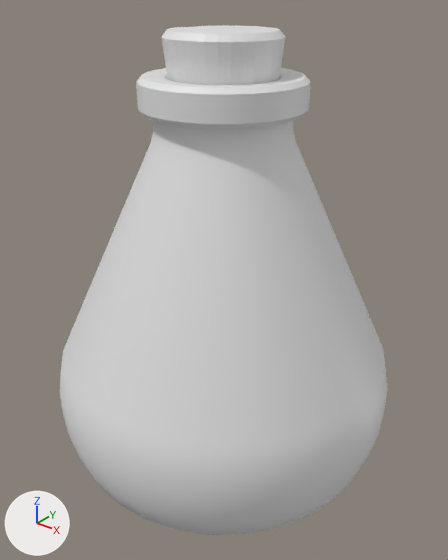
The Blender file elixir_bottle.blend as it was, and as the next commit left it.
Both versions are drawn from a 50 mm camera at (1.78, -2.22, 2.35) aimed at (0.03, -0.03, 1.0). The lights are fixed; the arrows at lower left show +X, +Y and +Z. The first picture is the older version.

Names of what the first picture shows: 'bottle', 'cork'.
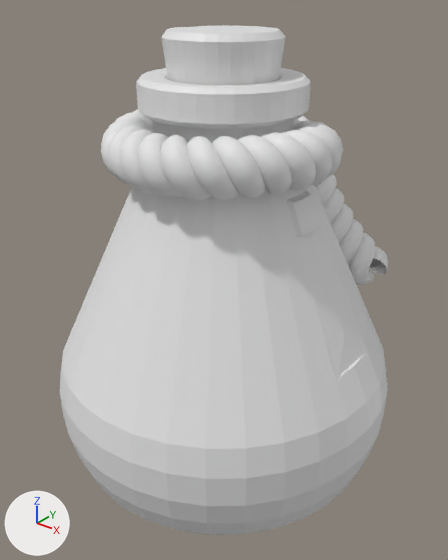
Boxes [x1, y1, x2, y2] around the edits, measured in the pictures (448 x 560 px):
```json
{"object": "rope", "change": "added", "after": [101, 109, 388, 285]}
```

Edits to the scene script, one JSON object a line:
```json
{"op": "add", "block": "me_circle", "code": ["me_circle = bpy.data.meshes.new('Circle')", "me_circle.from_pydata(...)  # 64 vertices, 0 faces, 64 loose edges; spans x -2.09..2.07, y -1.0..1.0, z 0.0"]}
{"op": "add", "block": "cu_béziercurve", "code": ["cu_béziercurve = bpy.data.curves.new('BézierCurve', 'CURVE')", "cu_béziercurve.dimensions = '3D'", "_sp = cu_béziercurve.splines.new('BEZIER'); _sp.bezier_points.add(4)", "_sp.bezier_points.foreach_set('co', [-0.676, 0.274, -0.57, 0.422, -0.271, 0.0479, -0.388, -0.0115, 0.0459, -0.0434, 0.522, -0.0175, 0.562, 0.649, -0.788])", "_sp.bezier_points.foreach_set('handle_left', [-0.949, -0.0652, -1.127, 0.679, 0.254, 0.0473, -0.543, -0.413, 0.00483, -0.162, 0.42, 0.114, 0.125, 0.478, -0.438])", "_sp.bezier_points.foreach_set('handle_right', [-0.403, 0.613, -0.013, 0.165, -0.797, 0.0484, -0.233, 0.39, 0.0869, 0.0749, 0.625, -0.149, 0.998, 0.819, -1.139])", "for _p, _l, _r in zip(_sp.bezier_points, ['ALIGNED', 'ALIGNED', 'ALIGNED', 'ALIGNED', 'ALIGNED'], ['ALIGNED', 'ALIGNED', 'ALIGNED', 'ALIGNED', 'ALIGNED']): _p.handle_left_type = _l; _p.handle_right_type = _r", "_sp.order_u = 0", "_sp.order_v = 0", "cu_béziercurve.use_path = True", "cu_béziercurve.fill_mode = 'FULL'"]}
{"op": "add", "block": "ob_rope", "code": ["ob_rope = bpy.data.objects.new('rope', me_circle)", "ob_rope.location = (0.0, 0.066, 1.642)", "ob_rope.scale = (0.0596, 0.0596, 0.0596)", "_m = ob_rope.modifiers.new('Screw', 'SCREW')", "_m.iterations = 22", "_m.axis = 'Y'", "_m.screw_offset = 3.5", "_m = ob_rope.modifiers.new('Curve', 'CURVE')", "_m.object = ob_béziercurve", "_m.deform_axis = 'POS_Y'"]}
{"op": "add", "block": "ob_béziercurve", "code": ["ob_béziercurve = bpy.data.objects.new('BézierCurve', cu_béziercurve)", "ob_béziercurve.location = (0.0, 0.0663, 1.642)"]}
```
